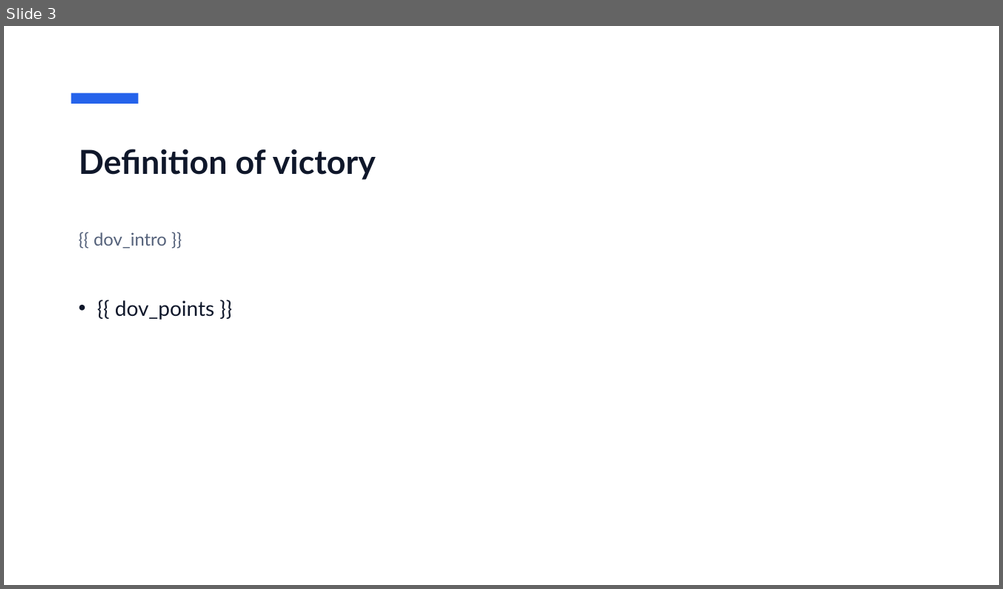
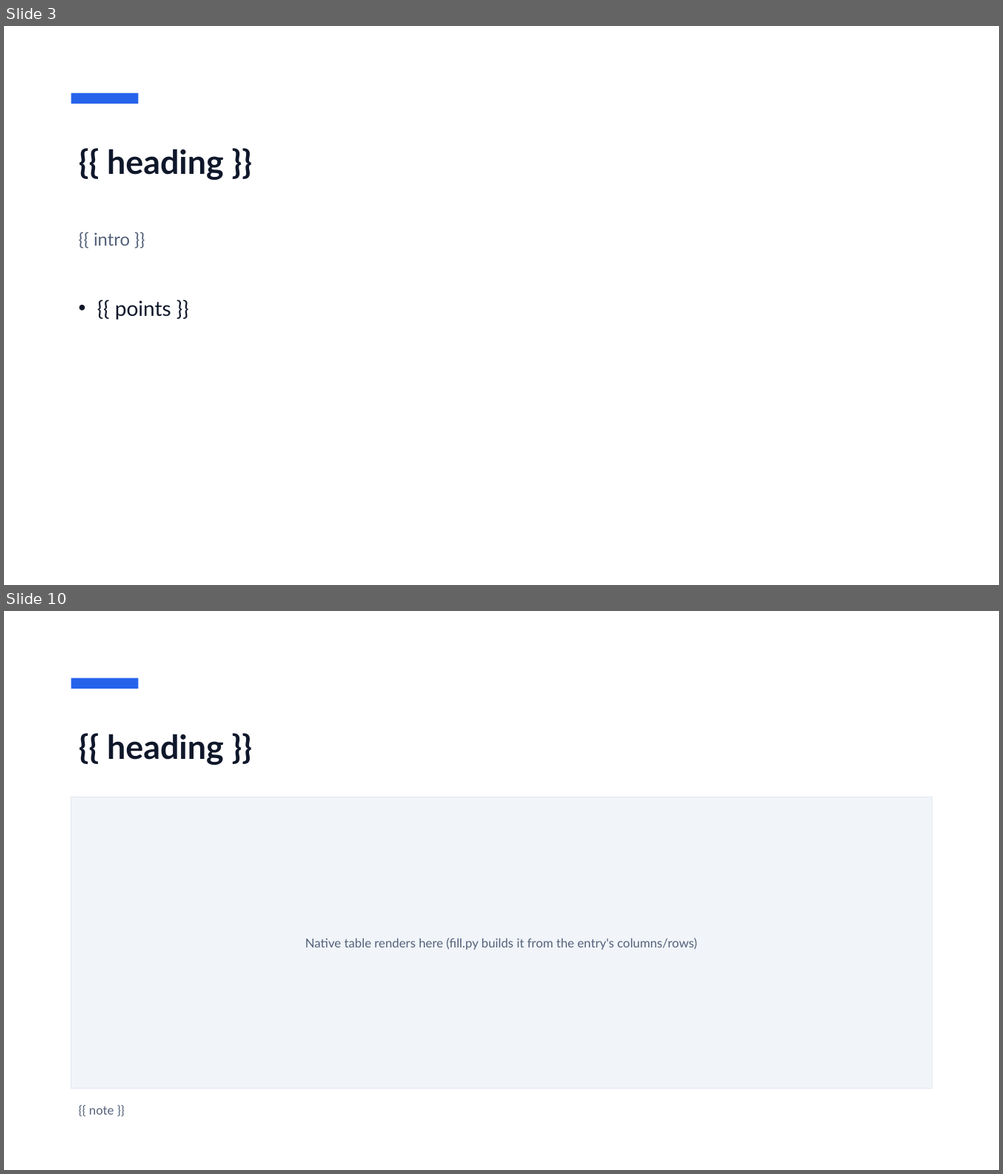
Before and after one commit to DolfusNegunda/doc_skills, a slide deck: building-document-templates/registry/_builtin/project_kickoff/template.pptx. Shown one above the other, each under a label of ours: slide 3 before the commit, slides 3 and 10 after it; the slides between them are not shown. The pictures are 1003x589 and 1003x1174 pixels, drawn with LibreOffice and Linux fonts; fonts in the diff are those of the drawing. Boxes give left, top, right and bottom in pixels: in the first picture for what was removed or moved away, otherwise in the second. Text is boxed around its words. In the diff, an @@ line names an element or a change of style, - is before the commit and + after.

```diff
--- a/building-document-templates/registry/_builtin/project_kickoff/template.pptx
+++ b/building-document-templates/registry/_builtin/project_kickoff/template.pptx
@@ slide 10 added at (4,611,999,1170), background #FFFFFF @@
@@ rectangle added at (71,678,138,689), fill #2563EB @@
@@ title added at (107,734,224,765), 32 pt, text #0F172A, bold @@
+{{ heading }}
@@ rectangle added at (71,797,931,1088), fill #F1F5F9, outline #E2E8F0 0.75 pt, 12 pt, text #54617A @@
+Native table renders here (fill.py builds it from the entry's columns/rows)
@@ text added at (89,1107,114,1115), 12 pt, text #54617A @@
+{{ note }}
@@ slide 3 changed as well @@
@@ title at (107,149,224,180): text changed @@
-Definition of victory
+{{ heading }}
@@ text at (94,232,130,246): text changed @@
-{{ dov_intro }}
+{{ intro }}
@@ text at (115,301,171,320): text changed @@
-• {{ dov_points }}
+• {{ points }}
```
Also in this commit, not shown: 1 other slide changed, 11 other slides added, 7 slides removed, 13 other files.
